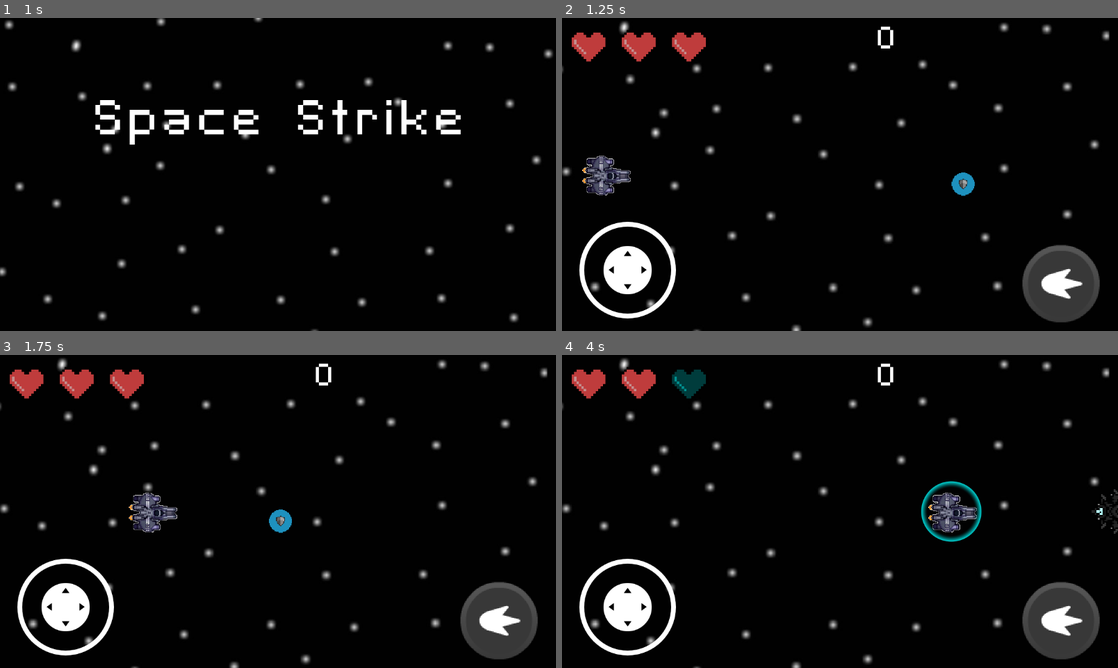
Above: before the commit, frames 1-4 (two rows, left to right).
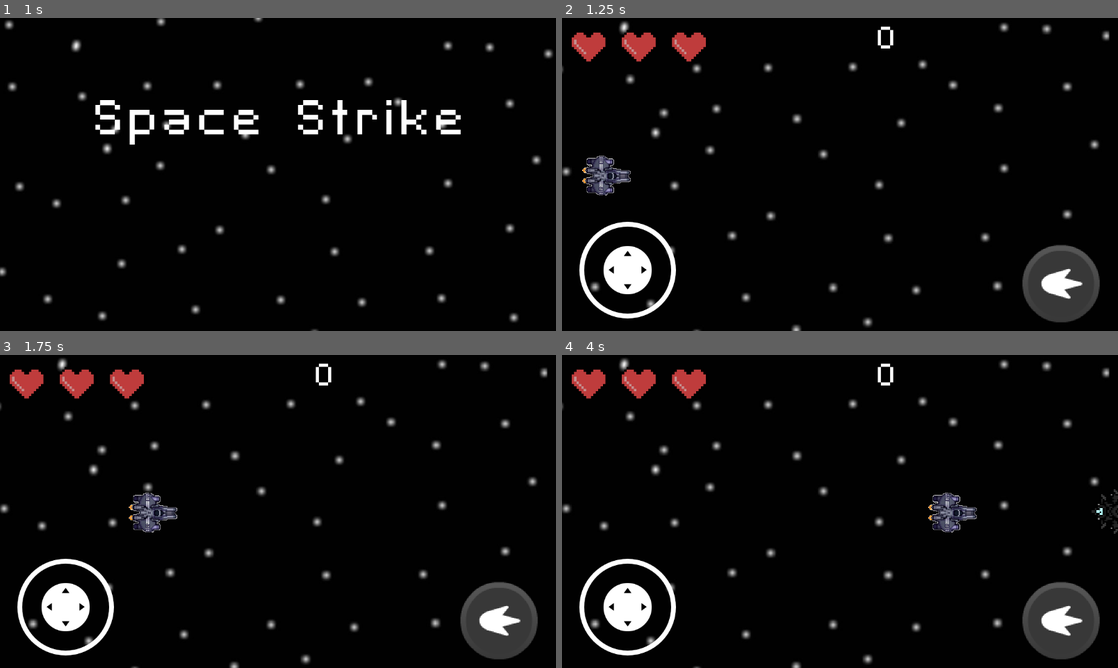
Above: after the commit, the same moments.

Repository: cofeek-codes/Space-Strike
Game: Godot game, scene res://scenes/ui/main_menu.tscn
Same seed, same stepped clock (60 frames per second), same inputs: the game is played once before the commit and once after it. Sound files missing from this copy of the repository are replaced by a short silence.
Inputs (mouse positions are in pixels of both pictures, inside the frame that each line leads up to):
- Up to frame 1 (1 s): click (294, 243) at 0.5 s
- Up to frame 2 (1.25 s): no input
- Up to frame 3 (1.75 s): move the mouse to (400, 495) at 1.27 s; hold Right (move_right) from 1.28 s (still down); click (400, 495) at 1.35 s
- Up to frame 4 (4 s): release Right (move_right) at 2 s; drag from (728, 527) to (812, 574) at 2.02 s; tap Enter at 2.75 s; move the mouse to (895, 442) at 2.77 s; hold Right (move_right) 2.78-3.5 s; click (895, 442) at 2.85 s; drag from (812, 574) to (673, 464) at 3.52 s

Frame 1 is identical in both runs. In frame 2, 0.2% of the frame differs, in the area x 70-75%, y 49-57%; in frame 3, 0.2%; in frame 4, 0.9%, in the area x 19-76%, y 4-60%.

Commit message:
[buffs]: 50% chance to get buffs + minor fixes/changes

Diff:
--- a/project.godot
+++ b/project.godot
@@ -27,6 +27,11 @@
 
 BackgroundMusic="*res://scenes/main/background_music.tscn"
 YandexSDK="*res://addons/godot-yandex-games-sdk/yandex_sdk.gd"
+
+[debug]
+
+gdscript/warnings/unused_parameter=0
+gdscript/warnings/unused_signal=0
 
 [display]
 
--- /dev/null
+++ b/scenes/buffs/buff_spawner.tscn
@@ -0,0 +1,8 @@
+[gd_scene load_steps=2 format=3 uid="uid://babdm4lm4us8g"]
+
+[ext_resource type="Script" uid="uid://bslo7okryali5" path="res://scripts/buffs/buff_spawner.gd" id="1_ug5yk"]
+
+[node name="BuffSpawner" type="Node2D"]
+script = ExtResource("1_ug5yk")
+
+[connection signal="baff_spawn_requested" from="." to="." method="_on_baff_spawn_requested"]
--- a/scenes/main/game.tscn
+++ b/scenes/main/game.tscn
@@ -8,7 +8,7 @@
 [ext_resource type="PackedScene" uid="uid://c2bhjngjwt03b" path="res://scenes/game_ui/mobileJoystick.tscn" id="6_em1bs"]
 [ext_resource type="Texture2D" uid="uid://db68nvbg72hmp" path="res://assets/ui/game_ui/shoot_button_normal.png" id="7_kjrfb"]
 [ext_resource type="Texture2D" uid="uid://dcdngkvmbldt2" path="res://assets/ui/game_ui/shoot_button_pressed.png" id="8_se30j"]
-[ext_resource type="PackedScene" uid="uid://5615ms1fwfik" path="res://scenes/buffs/shield/shield_buff_consumable.tscn" id="9_se30j"]
+[ext_resource type="PackedScene" uid="uid://babdm4lm4us8g" path="res://scenes/buffs/buff_spawner.tscn" id="9_se30j"]
 
 [sub_resource type="CircleShape2D" id="CircleShape2D_ktwa8"]
 radius = 40.42
@@ -69,5 +69,4 @@
 action = "shoot_mobile"
 visibility_mode = 1
 
-[node name="ShieldBuffConsumable" parent="." instance=ExtResource("9_se30j")]
-position = Vector2(837, 344)
+[node name="BuffSpawner" parent="." instance=ExtResource("9_se30j")]
--- a/scripts/background_music.gd
+++ b/scripts/background_music.gd
@@ -6,14 +6,14 @@
 var music_bus_idx = AudioServer.get_bus_index("Music")
 
 func _on_game_over() -> void:
-	print_debug("game_over signal bgm")
+	#print_debug("game_over signal bgm")
 	AudioServer.set_bus_effect_enabled(music_bus_idx, 0, true)
 	AudioServer.set_bus_effect_enabled(music_bus_idx, 1, true)
 
 
 
 func _on_restart() -> void:
-	print_debug("restart signal bgm")
+	#print_debug("restart signal bgm")
 	AudioServer.set_bus_effect_enabled(music_bus_idx, 0, false)
 	AudioServer.set_bus_effect_enabled(music_bus_idx, 1, false)
 	self.play()
--- /dev/null
+++ b/scripts/buffs/buff_spawner.gd
@@ -0,0 +1,18 @@
+extends Node2D
+
+signal baff_spawn_requested(init_postiion: Vector2)
+
+var buff_preloads_list = [
+	preload('res://scenes/buffs/shield/shield_buff_consumable.tscn')
+]
+
+
+func _on_baff_spawn_requested(init_postiion: Vector2) -> void:
+	var rand = randf()
+	print(rand)
+	if rand < 0.5:
+		print('buff should be spawned')
+		var current_preload = buff_preloads_list.pick_random()
+		var buff_instance = current_preload.instantiate()
+		buff_instance.position = init_postiion
+		get_parent().call_deferred("add_child", buff_instance)
--- a/scripts/enemies/basic_enemy.gd
+++ b/scripts/enemies/basic_enemy.gd
@@ -12,6 +12,8 @@
 @onready var explosion_particles: GPUParticles2D = $ExplosionPS
 @onready var audio_player: AudioStreamPlayer = $AudioPlayer
 @onready var score: Control = $"../Score"
+@onready var buff_spawner: Node2D = $"../BuffSpawner"
+
 
 @onready var explosion_sfx_stream = preload("res://assets/audio/sfx/explosion.wav")
 
@@ -23,11 +25,13 @@
 func die():
 	if animation_player.animation != 'die':
 		animation_player.play('die')
+		buff_spawner.emit_signal('baff_spawn_requested', self.position)
 		explosion_particles.restart()
 		audio_player.stream = explosion_sfx_stream
 		audio_player.pitch_scale = randf_range(0.5, 1.2)
 		audio_player.play()
 		score.emit_signal('update_score', 1)
+
 
 
 
--- a/scripts/enemies/curve_enemy.gd
+++ b/scripts/enemies/curve_enemy.gd
@@ -14,6 +14,7 @@
 @onready var audio_player: AudioStreamPlayer = $AudioPlayer
 @onready var health_bar: ProgressBar = $HealthBar
 @onready var score: Control = $"../Score"
+@onready var buff_spawner: Node2D = $"../BuffSpawner"
 
 @onready var explosion_sfx_stream = preload("res://assets/audio/sfx/explosion.wav")
 @onready var hit_sfx_stream = preload("res://assets/audio/sfx/hit.wav")
@@ -30,8 +31,9 @@
 
 func die():
 	if animation_player.current_animation != 'die':
-		print_debug("die")
+		#print_debug("die")
 		animation_player.play('die')
+		buff_spawner.emit_signal('baff_spawn_requested', self.position)
 		hp_animation_player.play('reduce_and_disappear')
 		explosion_particles.restart()
 		audio_player.stream = explosion_sfx_stream
@@ -44,7 +46,7 @@
 
 func take_damage():
 	if animation_player.current_animation != 'die':
-		print_debug('take_damage')
+		#print_debug('take_damage')
 		animation_player.play("hit")
 		hp_animation_player.play('appear_and_reduce')
 		audio_player.stream = hit_sfx_stream
@@ -63,7 +65,7 @@
 
 # Called when the node enters the scene tree for the first time.
 func _ready() -> void:
-	print_debug('curve enemy spawned')
+	#print_debug('curve enemy spawned')
 	health_bar.value = health
 
 
--- a/scripts/player/player.gd
+++ b/scripts/player/player.gd
@@ -20,7 +20,6 @@
 @onready var healthbar: Control = $"../HealthBar"
 @onready var explosion_particles: GPUParticles2D = $ExplosionPS
 @onready var score: Control = $"../Score"
-@onready var shield_buff_active = $"../ShieldBuffActive"
 
 
 var explosion_sfx = preload("res://assets/audio/sfx/explosion.wav")
@@ -90,8 +89,9 @@
 	Input.start_joy_vibration(0, 1, 1, 0.5)
 	# print('player: "got_hit" signal recieved')
 	# can't be assigned to @onready variable cause spawns dynamically
-	if $"../ShieldBuffActive" != null:
-		$"../ShieldBuffActive".emit_signal('deactivate_shield')
+	var shield_buff_active = get_node_or_null("../ShieldBuffActive")
+	if shield_buff_active != null && shield_buff_active.is_inside_tree():
+		shield_buff_active.emit_signal('deactivate_shield')
 	elif !is_invincible():
 		health -= 1
 		print("current hp: %d" % health)
Not shown: 1 places in scenes/enemies/_enemies/basic_enemy.tscn that only renumber resources
Not shown, added: scripts/buffs/buff_spawner.gd.uid
